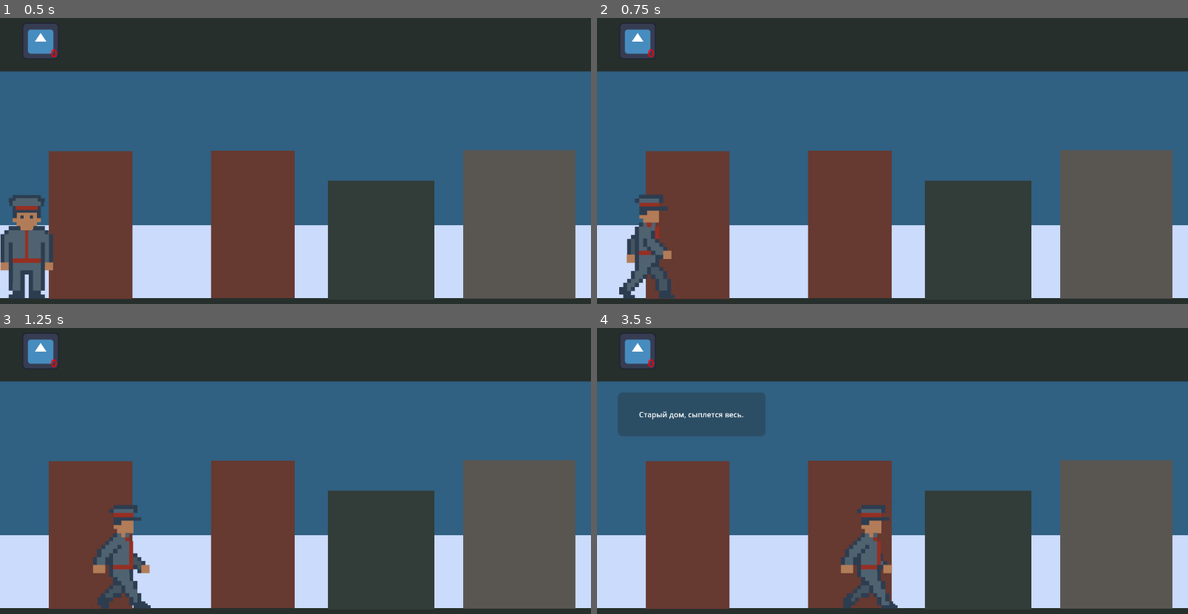
Above: before the commit, frames 1-4 (two rows, left to right).
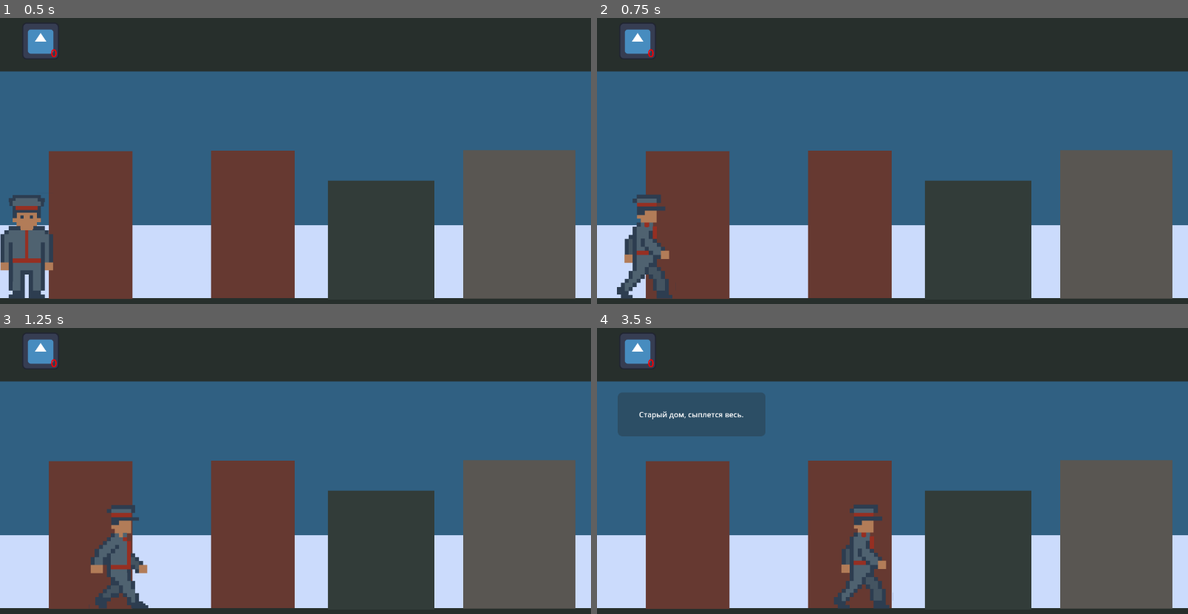
Above: after the commit, the same moments.

Repository: JoshuaWe1t/protocol-41
Game: Godot game, scene res://src/levels/sand_box/sand_box.tscn
Two runs of this game, one before a commit and one after it. Both use one fixed random seed, a clock stepped at 60 frames per second and the inputs below. The engine's default icon, where the game draws it, is replaced by a stand-in: a white triangle on a blue panel in a dark square.
Inputs:
- Up to frame 1 (0.5 s): no input
- Up to frame 2 (0.75 s): tap Enter at 0.5 s; hold D (forward) from 0.53 s (still down); tap 1 (item1) at 0.6 s
- Up to frame 3 (1.25 s): keep holding D (forward)
- Up to frame 4 (3.5 s): release D (forward) at 1.28 s; hold A (backward) 1.28-2.03 s; tap E (interact) at 1.35 s; tap 1 (item1) at 1.55, 2.1, 2.85 s; hold D (forward) from 2.03 s (still down)

Frame 1 is identical in both runs. In frame 2, 0.7% of the frame differs, in the area x 3-14%, y 61-99%; in frame 3, 0.7%; in frame 4, 1.5%, in the area x 40-51%, y 61-98%.
Error in both runs: Invalid call to function 'setup' in base 'Control (item_slot.gd)'. Expected 2 argument(s). (res://src/ui/hud.gd:40)

Commit message:
feat(states): Добавить вызов события слота инвентаря

Diff:
--- a/src/gameplay/player/idle_state.gd
+++ b/src/gameplay/player/idle_state.gd
@@ -2,6 +2,7 @@
 
 @export var move_state: State
 @export var knock_state: State
+@export var use_item_state: State
 
 func enter_state() -> void:
 	player.velocity.x = 0
@@ -24,3 +25,8 @@
 			switch_state.emit(knock_state)
 		elif player.at_lift:
 			player.try_use_lift()
+
+	if Input.is_action_just_pressed("item1"):
+		Global.current_item_number = 1
+		switch_state.emit(use_item_state)
+		return # Выходим, чтобы другой код физики не перебил состояние
--- a/src/gameplay/player/move_state.gd
+++ b/src/gameplay/player/move_state.gd
@@ -2,8 +2,10 @@
 
 @export var idle_state: State
 @export var knock_state: State
+@export var use_item_state: State
 
 func enter_state() -> void:
+	player.anim_player.get_animation("walk").loop_mode = Animation.LOOP_LINEAR
 	player.anim_player.play("walk")
 
 func physics_process(_delta: float) -> void:
@@ -27,4 +29,9 @@
 		elif player.at_lift:
 			player.try_use_lift()
 
+	if Input.is_action_just_pressed("item1"):
+		Global.current_item_number = 1
+		switch_state.emit(use_item_state)
+		return # Выходим, чтобы другой код физики не перебил состояние
+
 	player.move_and_slide()
